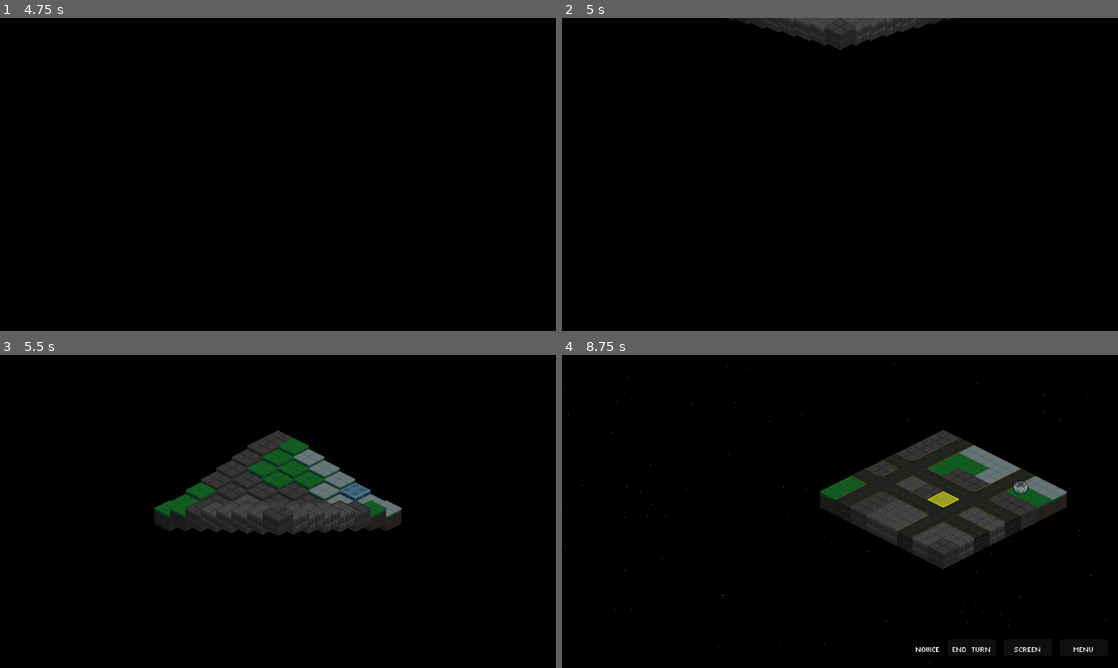
Above: before the commit, frames 1-4 (two rows, left to right).
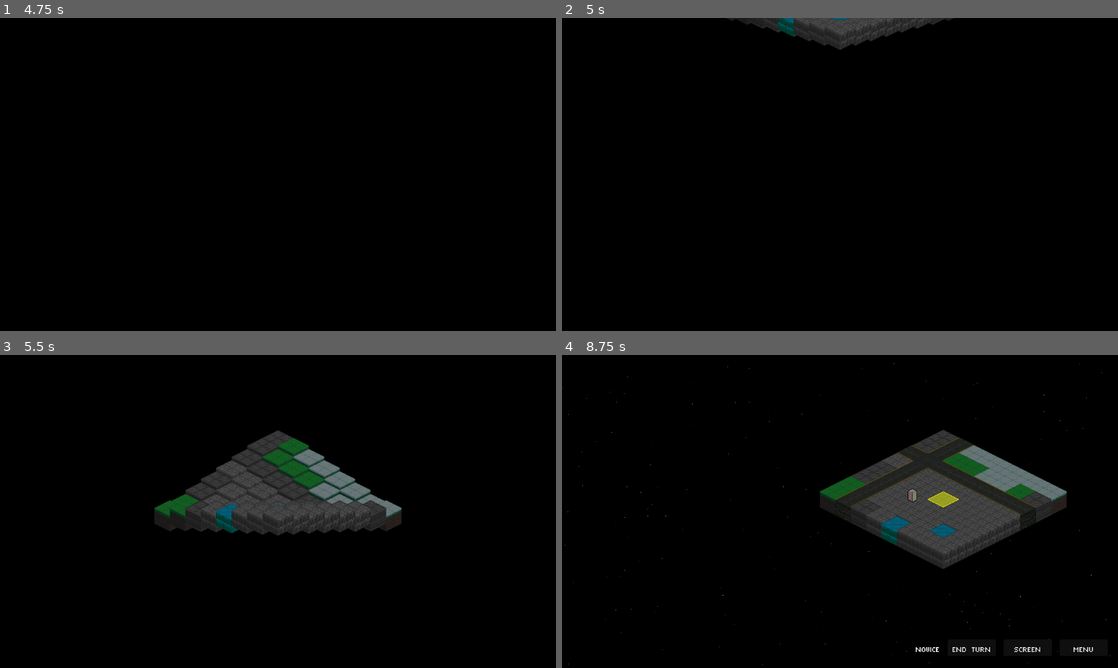
Above: after the commit, the same moments.

Repository: Tekknobot/Terrain
Game: Godot game, scene res://Scenes/TitleScreen.tscn
Two runs of this game, one before a commit and one after it. Both use one fixed random seed, a clock stepped at 60 frames per second and the inputs below. Sound files missing from this copy of the repository are replaced by a short silence.
Inputs (mouse positions are in pixels of both pictures, inside the frame that each line leads up to):
- Up to frame 1 (4.75 s): click "PLAY" at 0.5 s; click (61, 161) at 1.25 s; click (105, 161) at 2.02 s; click (150, 161) at 2.77 s; click "Confirm" at 3.5 s; click (289, 196) at 4.25 s
- Up to frame 2 (5 s): no input
- Up to frame 3 (5.5 s): tap Enter (ui_accept) at 5, 5.27 s; move the mouse to (400, 495) at 5.02 s; click (400, 495) at 5.17 s
- Up to frame 4 (8.75 s): drag from (728, 527) to (917, 514) at 5.77 s; move the mouse to (895, 442) at 6.52 s; click (895, 442) at 6.67 s; drag from (812, 574) to (884, 533) at 7.27 s; tap Enter (ui_accept) at 8, 8.27 s; move the mouse to (1006, 558) at 8.02 s; click (1006, 558) at 8.17 s

Frame 1 is identical in both runs. In frame 2, 0.2% of the frame differs, in the area x 38-66%, y 0-8%; in frame 3, 1.1%; in frame 4, 3.6%, in the area x 51-88%, y 28-66%.

Commit message:
Update map noise.

Diff:
--- a/Scripts/TileMap.gd
+++ b/Scripts/TileMap.gd
@@ -18,12 +18,12 @@
 
 @export var tilemap : TileMap
 
-@export var water_threshold     := -0.77  # reduced water
-@export var sandstone_threshold := -0.2
-@export var dirt_threshold      :=  0.1
-@export var grass_threshold     :=  0.4
-@export var snow_threshold      :=  0.175
-@export var ice_fraction: float = 0.3     # ↓ less ice
+@export var water_threshold     := -0.6   # ~10% water (halved)
+@export var sandstone_threshold :=  0.0   # ~20% sand/beach
+@export var dirt_threshold      :=  0.2   # ~20% dirt
+@export var grass_threshold     :=  0.4   # ~20% grass
+@export var snow_threshold      :=  0.6   # ~20% snow
+@export var ice_fraction: float = 0.5     # balanced ice/snow split
 
 @export var water_tile_id := 6
 @export var sandstone_tile_id := 10
@@ -212,6 +212,8 @@
 @export var player_spawn_cooldown_turns := 3
 var turns_until_next_player_spawn := 0
 
+var _road_count := 0
+
 func notify_occupied(tile: Vector2i, by: Node) -> void:
 	emit_signal("tile_occupied", tile, by)
 
@@ -404,14 +406,50 @@
 		return snow_tile_id
 	return ice_tile_id
 
+# Replaces _get_unique_random_index with a gap-aware version.
+func _get_unique_random_index_with_gap(limit: int, used: Array, gap: int = 1) -> int:
+	# try random picks first
+	for i in range(100):
+		var v = randi_range(0, limit - 1)
+		var ok := true
+		for u in used:
+			if abs(v - int(u)) <= gap:
+				ok = false
+				break
+		if ok:
+			used.append(v)
+			return v
+
+	# deterministic fallback scan
+	for v in range(limit):
+		var ok := true
+		for u in used:
+			if abs(v - int(u)) <= gap:
+				ok = false
+				break
+		if ok:
+			used.append(v)
+			return v
+
+	# if we truly can't fit another with the gap, relax the rule
+	return _get_unique_random_index(limit, used)  # your old unique-only function
+
+
 func _generate_roads():
-	var used_h := []
-	var used_v := []
-	for i in randi_range(1, 2):
-		var hy = _get_unique_random_odd(grid_height, used_h)
+	var used_h: Array[int] = []
+	var used_v: Array[int] = []
+	var GAP := 1
+	_road_count = 0
+
+	var how_many = randi_range(1, 3)
+	for i in range(how_many):
+		var hy = _get_unique_random_index_with_gap(grid_height, used_h, GAP)
 		draw_road(Vector2i(0, hy), Vector2i(1, 0), DOWN_RIGHT_ROAD)
-		var vx = _get_unique_random_odd(grid_width, used_v)
+		_road_count += 1
+
+		var vx = _get_unique_random_index_with_gap(grid_width, used_v, GAP)
 		draw_road(Vector2i(vx, 0), Vector2i(0, 1), DOWN_LEFT_ROAD)
+		_road_count += 1
 
 func draw_road(start: Vector2i, direction: Vector2i, road_id: int):
 	var pos = start
@@ -423,13 +461,20 @@
 			set_cell(0, pos, road_id, Vector2i.ZERO)
 		pos += direction
 
-func _get_unique_random_odd(limit: int, used: Array) -> int:
-	for i in range(20):
-		var v = randi_range(1, limit - 2)
-		if v % 2 == 1 and not used.has(v):
+# New: pick any index (0..limit-1), still unique per orientation
+func _get_unique_random_index(limit: int, used: Array) -> int:
+	for i in range(50):
+		var v = randi_range(0, limit - 1)
+		if not used.has(v):
 			used.append(v)
 			return v
-	return 1
+	# fallback: first unused, or 0 if all used
+	for v in range(limit):
+		if not used.has(v):
+			used.append(v)
+			return v
+	return 0
+
 
 func export_map_data() -> Dictionary:
 	var data = {
@@ -787,7 +832,7 @@
 	return start
 
 func spawn_structures():
-	if structure_scenes.size() == 0:
+	if structure_scenes.is_empty():
 		push_error("No structure scenes available to spawn!")
 		return
 
@@ -795,7 +840,12 @@
 	var attempts = 0
 	var max_attempts = grid_width * grid_height * 5
 
-	max_structures = randi_range(4, 8)
+	# Base + bonus per road
+	var base = 3
+	var bonus_per_road = 2
+	max_structures = base + int(_road_count * bonus_per_road)
+	# Optional clamp
+	max_structures = clamp(max_structures, 3, 12)
 
 	while count < max_structures and attempts < max_attempts:
 		attempts += 1
@@ -2522,11 +2572,76 @@
 
 func _on_node_removed(node):
 	if node is Node2D and node.is_in_group("Units"):
+		var dead_was_player = is_instance_valid(node) and node.is_player
+
 		if node == selected_unit:
 			_on_selected_unit_died()
-			# ensure movement is reset even if death didn't route through the handler
-			moving = false
-			current_path.clear()
+
+		moving = false
+		current_path.clear()
+		_clear_ability_modes()
+
+		# Only rebuild nav if we’re still in the tree
+		if is_inside_tree():
+			# It's also safe to skip the await if tree might be going away
+			var tree := _tree_or_null()
+			if tree != null:
+				await tree.process_frame
+			update_astar_grid()
+
+		_maybe_advance_after_casualty_from_team(dead_was_player)
+
+func _is_gray_tinted(sprite: CanvasItem) -> bool:
+	return sprite != null and sprite.self_modulate == Color(0.4, 0.4, 0.4, 1)
+
+func _unit_can_still_act(u: Node) -> bool:
+	if not is_instance_valid(u): return false
+	if u.health <= 0: return false
+	# Must be on the active team
+	var active_team = TurnManager.get_active_team()
+	if (active_team == TurnManager.Team.PLAYER and not u.is_player) \
+	or (active_team == TurnManager.Team.ENEMY and u.is_player):
+		return false
+	# If it's already gray-tinted, it's spent
+	var spr := u.get_node_or_null("AnimatedSprite2D")
+	if _is_gray_tinted(spr): return false
+	# Otherwise, if it hasn't both moved and attacked yet, it can still act
+	return (not u.has_moved) or (not u.has_attacked)
+
+func _any_active_units_can_act() -> bool:
+	for u in get_tree().get_nodes_in_group("Units"):
+		if _unit_can_still_act(u):
+			return true
+	return false
+
+func _tree_or_null() -> SceneTree:
+	return get_tree() if is_inside_tree() else null
+
+func _safe_units_group() -> Array:
+	var tree := _tree_or_null()
+	return tree.get_nodes_in_group("Units") if tree != null else []
+
+func _maybe_advance_after_casualty_from_team(dead_was_player: bool) -> void:
+	# If we’re not in the tree anymore, do nothing.
+	if not is_inside_tree():
+		return
+
+	var active_team = TurnManager.get_active_team()
+	var dead_was_active = (active_team == TurnManager.Team.PLAYER and dead_was_player) \
+		or (active_team == TurnManager.Team.ENEMY and not dead_was_player)
+	if not dead_was_active:
+		return
+
+	# If anyone is still moving, wait (prevents premature turn advance)
+	for u in _safe_units_group():
+		if is_instance_valid(u) and u.has_method("is_moving") and u.is_moving():
+			return
+
+	# If no remaining units on the active team can act, end the turn.
+	if not _any_active_units_can_act():
+		var tm = get_node_or_null("/root/TurnManager")
+		if tm:
+			tm.end_turn()
 
 func _on_selected_unit_died():
 	selected_unit = null
--- a/Scripts/Unit.gd
+++ b/Scripts/Unit.gd
@@ -205,6 +205,13 @@
 
 func update_z_index():
 	z_index = int(position.y)
+	# Aura stays behind even with y-sort, but we still mirror relative placement:
+	if _fortify_aura and is_instance_valid(_fortify_aura):
+		var ci := _fortify_aura as CanvasItem
+		if ci:
+			ci.z_as_relative = true
+			ci.z_index = -1
+
 
 ### PLAYER TURN ###
 func start_turn():
@@ -1298,6 +1305,68 @@
 			_fortify_aura.queue_free()
 			_fortify_aura = null
 
+func _ensure_fortify_aura_active() -> void:
+	if _fortify_aura and is_instance_valid(_fortify_aura):
+		if _fortify_aura is CPUParticles2D:
+			(_fortify_aura as CPUParticles2D).emitting = true
+		var ap := _fortify_aura.get_node_or_null("AnimationPlayer")
+		if ap: ap.play("loop")
+		var spr := _fortify_aura as AnimatedSprite2D
+		if spr and spr.sprite_frames and spr.sprite_frames.has_animation("loop"):
+			spr.play("loop")
+		_place_aura_behind()
+		return
+
+	if fortify_effect_scene == null:
+		return
+	_fortify_aura = fortify_effect_scene.instantiate()
+	_fortify_aura.name = "FortifyAura"
+	add_child(_fortify_aura)                       # keep as child of the unit
+	_place_aura_behind()                           # ⬅ ensure behind
+
+	# kick visuals
+	var particles := _fortify_aura as CPUParticles2D
+	if particles: particles.emitting = true
+	var ap2 := _fortify_aura.get_node_or_null("AnimationPlayer")
+	if ap2: ap2.play("loop")
+	var spr2 := _fortify_aura as AnimatedSprite2D
+	if spr2 and spr2.sprite_frames and spr2.sprite_frames.has_animation("loop"):
+		spr2.play("loop")
+
+
+func _place_aura_behind() -> void:
+	if _fortify_aura == null or not is_instance_valid(_fortify_aura):
+		return
+	var ci := _fortify_aura as CanvasItem
+	if ci == null: return
+
+	# Best: draw behind parent regardless of z/y-sort
+	ci.show_behind_parent = true
+
+	# Also set a relative z below the unit (helps when show_behind_parent isn’t honored)
+	ci.z_as_relative = true
+	ci.z_index = -1  # parent (the unit) stays at 0 by default; aura renders before it
+
+	# Position and ordering niceties
+	if _fortify_aura is Node2D:
+		var n2 := _fortify_aura as Node2D
+		n2.position = Vector2.ZERO
+
+func _remove_fortify_aura() -> void:
+	if _fortify_aura and is_instance_valid(_fortify_aura):
+		# Try a quick fade if it’s a CanvasItem
+		var ci := _fortify_aura as CanvasItem
+		if ci:
+			var tw := ci.create_tween()
+			tw.tween_property(ci, "modulate:a", 0.0, 0.12)
+			tw.tween_callback(func():
+				if is_instance_valid(_fortify_aura):
+					_fortify_aura.queue_free()
+					_fortify_aura = null)
+		else:
+			_fortify_aura.queue_free()
+			_fortify_aura = null
+
 func apply_tile_effect():
 	movement_range = base_movement_range
 	attack_range   = base_attack_range
@@ -1615,6 +1684,7 @@
 func fortify() -> void:
 	is_fortified = true
 	gain_xp(25)
+	_ensure_fortify_aura_active()
 
 	var tilemap := get_tree().get_current_scene().get_node("TileMap") as TileMap
 	if tilemap:
